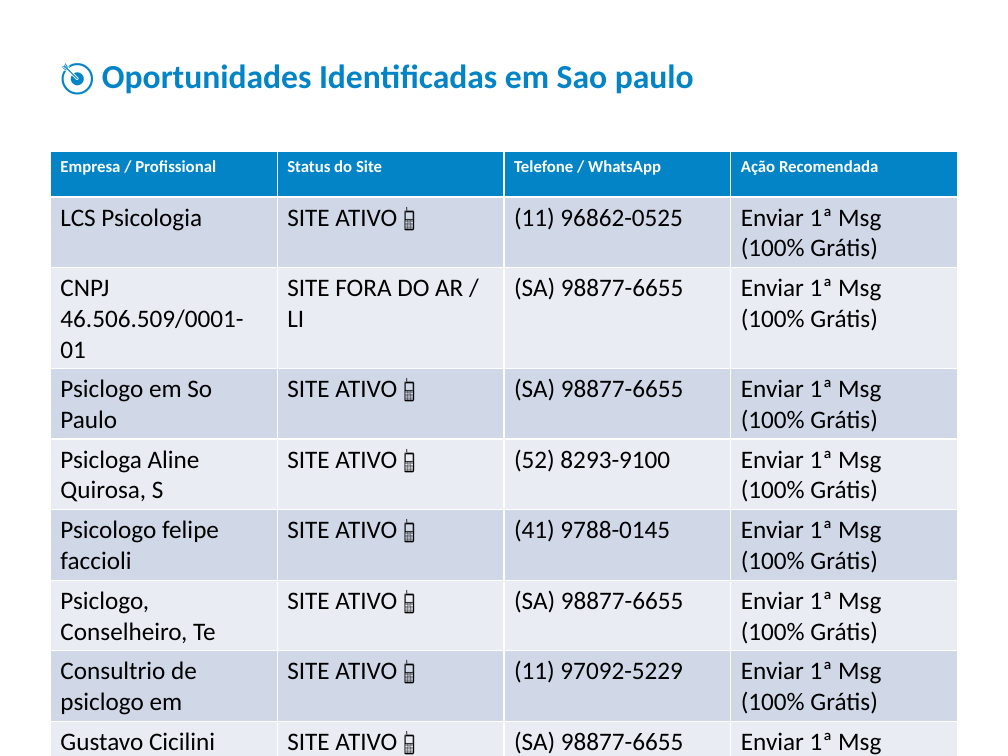
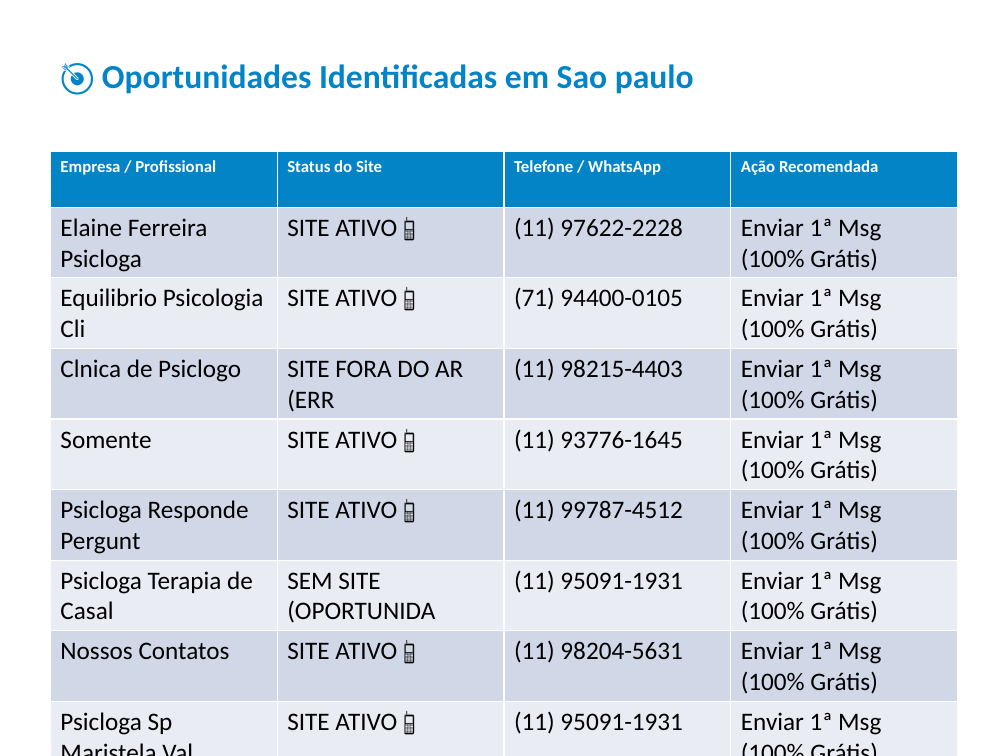
Before and after one commit to jaop2158-sketch/webfy-leads, a slide deck: slide 2 of relatorio_psicologo_sao_paulo.pptx. Drawn at 1008x756 pixels with LibreOffice and Linux fonts; fonts in the diff are those of the drawing. Boxes give left, top, right and bottom in pixels: in the first picture for what was removed or moved away, otherwise in the second. Text is boxed around its words. In the diff, an @@ line names an element or a change of style, - is before the commit and + after.

```diff
--- a/relatorio_psicologo_sao_paulo.pptx
+++ b/relatorio_psicologo_sao_paulo.pptx
@@ table at bbox=[50, 151, 958, 739] @@
-row 2: LCS Psicologia | SITE ATIVO 📱 | (11) 96862-0525 | Enviar 1ª Msg (100% Grátis)
-row 3: CNPJ 46.506.509/0001-01 | SITE FORA DO AR / LI | (SA) 98877-6655 | Enviar 1ª Msg (100% Grátis)
-row 4: Psiclogo em So Paulo | SITE ATIVO 📱 | (SA) 98877-6655 | Enviar 1ª Msg (100% Grátis)
-row 5: Psicloga Aline Quirosa, S | SITE ATIVO 📱 | (52) 8293-9100 | Enviar 1ª Msg (100% Grátis)
-row 6: Psicologo felipe faccioli | SITE ATIVO 📱 | (41) 9788-0145 | Enviar 1ª Msg (100% Grátis)
-row 7: Psiclogo, Conselheiro, Te | SITE ATIVO 📱 | (SA) 98877-6655 | Enviar 1ª Msg (100% Grátis)
-row 8: Consultrio de psiclogo em | SITE ATIVO 📱 | (11) 97092-5229 | Enviar 1ª Msg (100% Grátis)
-row 9: Gustavo Cicilini | SITE ATIVO 📱 | (SA) 98877-6655 | Enviar 1ª Msg (100% Grátis)
-row 10: Psiclogo Clnico Particula | SITE ATIVO 📱 | (11) 99333-8208 | Enviar 1ª Msg (100% Grátis)
-row 11: Psicologo Transpessoal Em | SITE ATIVO 📱 | (11) 2368-1764 | Enviar 1ª Msg (100% Grátis)
+row 2: Elaine Ferreira Psicloga | SITE ATIVO 📱 | (11) 97622-2228 | Enviar 1ª Msg (100% Grátis)
+row 3: Equilibrio Psicologia Cli | SITE ATIVO 📱 | (71) 94400-0105 | Enviar 1ª Msg (100% Grátis)
+row 4: Clnica de Psiclogo | SITE FORA DO AR (ERR | (11) 98215-4403 | Enviar 1ª Msg (100% Grátis)
+row 5: Somente | SITE ATIVO 📱 | (11) 93776-1645 | Enviar 1ª Msg (100% Grátis)
+row 6: Psicloga Responde Pergunt | SITE ATIVO 📱 | (11) 99787-4512 | Enviar 1ª Msg (100% Grátis)
+row 7: Psicloga Terapia de Casal | SEM SITE (OPORTUNIDA | (11) 95091-1931 | Enviar 1ª Msg (100% Grátis)
+row 8: Nossos Contatos | SITE ATIVO 📱 | (11) 98204-5631 | Enviar 1ª Msg (100% Grátis)
+row 9: Psicloga Sp Maristela Val | SITE ATIVO 📱 | (11) 95091-1931 | Enviar 1ª Msg (100% Grátis)
```
Also in this commit, not shown: 12 other files.
